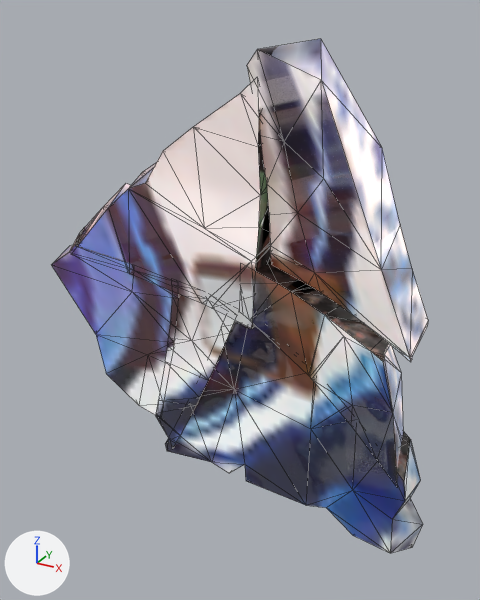
One commit to the glTF model obj/Ceramic003.gltf: the scene before it, then after it.
Before and after are seen from a 50 mm camera at (0.1523, -0.0655, -0.2297) aimed at (0.0911, 0.0456, -0.2853). The axes (+X, +Y, +Z) are drawn at lower left. The lights are the same throughout. Mesh edges are drawn as thin lines. Where no turn or scale is listed for an object, it has been applied to the vertices.

In view in the first picture: 'Ceramic003', 'Ceramic003_001', 'Ceramic003_002', 'Ceramic003_003', 'Ceramic003_004', 'Ceramic003_005'.
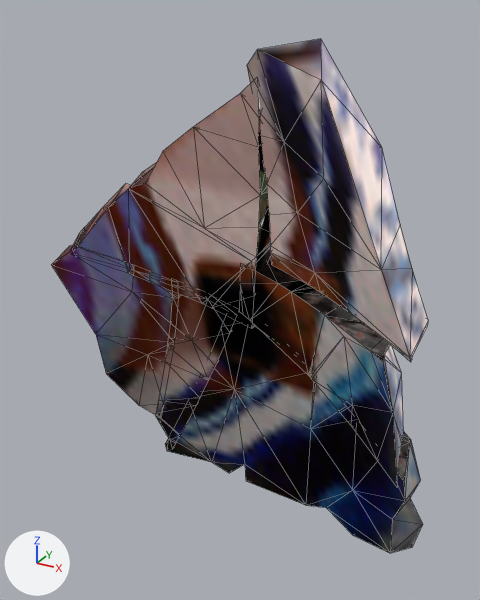
Where the change shows, as pixel boxes [x1, y1, x2, y2] in the pictures (480 x 600 px):
'Ceramic003', recoloured
    both: [247, 39, 428, 362]
'Ceramic003_003', recoloured
    both: [165, 321, 423, 553]
'Ceramic003_001', recoloured
    both: [78, 79, 271, 329]
'Ceramic003_005', recoloured
    both: [250, 260, 403, 487]
'Ceramic003_004', recoloured
    both: [52, 227, 178, 415]
'Ceramic003_002', recoloured
    both: [156, 294, 235, 449]

Edits to the bpy script that builds the scene:
```text
Add mat_harrow:
    mat_harrow = bpy.data.materials.new('Harrow')
    # colours: black #000000
    # uses the picture img_branalp_diffuse_baked_jpg
Change me_plane_044:
    where me_plane_044.from_pydata(...)  # 44 vertices, 84 faces; spans x -0.0139..0.0201, y -0.0209..0.0155, z -0.0166..0.0327
    remove me_plane_044.materials.append(mat_branalp)
    add me_plane_044.materials.append(mat_harrow)
Change me_plane_081:
    where me_plane_081.from_pydata(...)  # 52 vertices, 100 faces; spans x -0.0391..0.0258, y -0.0194..0.0106, z -0.0211..0.0336
    remove me_plane_081.materials.append(mat_branalp)
    add me_plane_081.materials.append(mat_harrow)
Change me_plane_082:
    where me_plane_082.from_pydata(...)  # 53 vertices, 102 faces; spans x -0.0112..0.0156, y -0.0063..0.0063, z -0.027..0.0213
    remove me_plane_082.materials.append(mat_branalp)
    add me_plane_082.materials.append(mat_harrow)
Change me_plane_083:
    where me_plane_083.from_pydata(...)  # 68 vertices, 132 faces; spans x -0.033..0.036, y -0.0168..0.0129, z -0.0236..0.0237
    remove me_plane_083.materials.append(mat_branalp)
    add me_plane_083.materials.append(mat_harrow)
Change me_plane_084:
    where me_plane_084.from_pydata(...)  # 47 vertices, 90 faces; spans x -0.0228..0.015, y -0.0078..0.0067, z -0.0306..0.0208
    remove me_plane_084.materials.append(mat_branalp)
    add me_plane_084.materials.append(mat_harrow)
Change me_plane_085:
    where me_plane_085.from_pydata(...)  # 43 vertices, 82 faces; spans x -0.0233..0.019, y -0.0132..0.0127, z -0.0174..0.0147
    remove me_plane_085.materials.append(mat_branalp)
    add me_plane_085.materials.append(mat_harrow)
```
